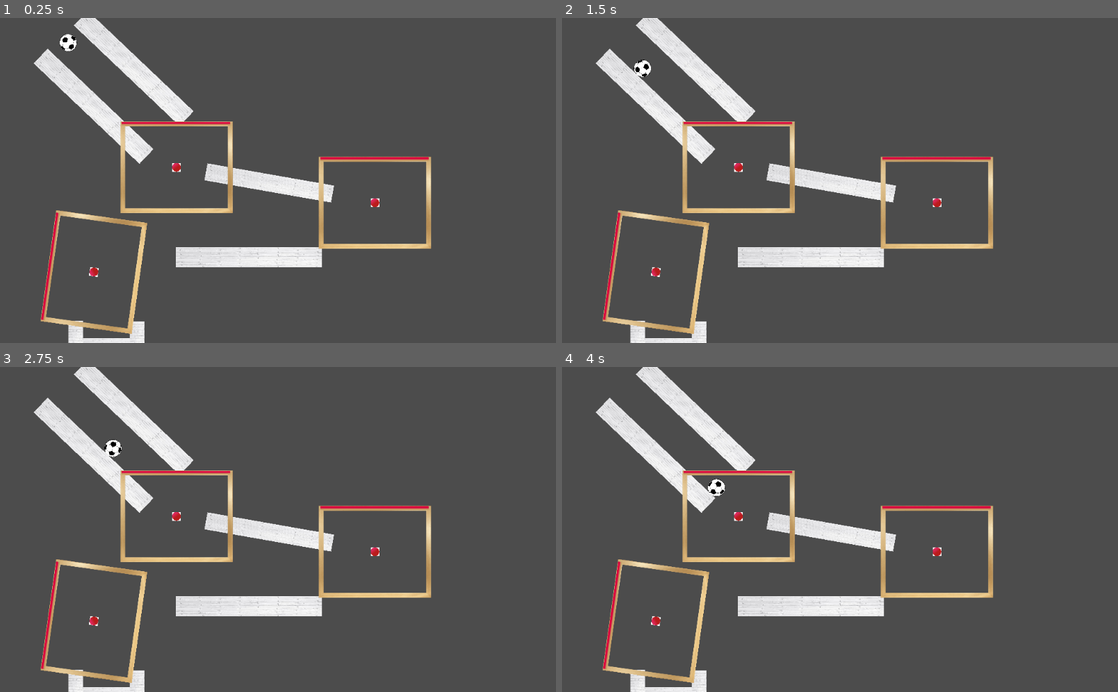
Above: before the commit, frames 1-4 (two rows, left to right).
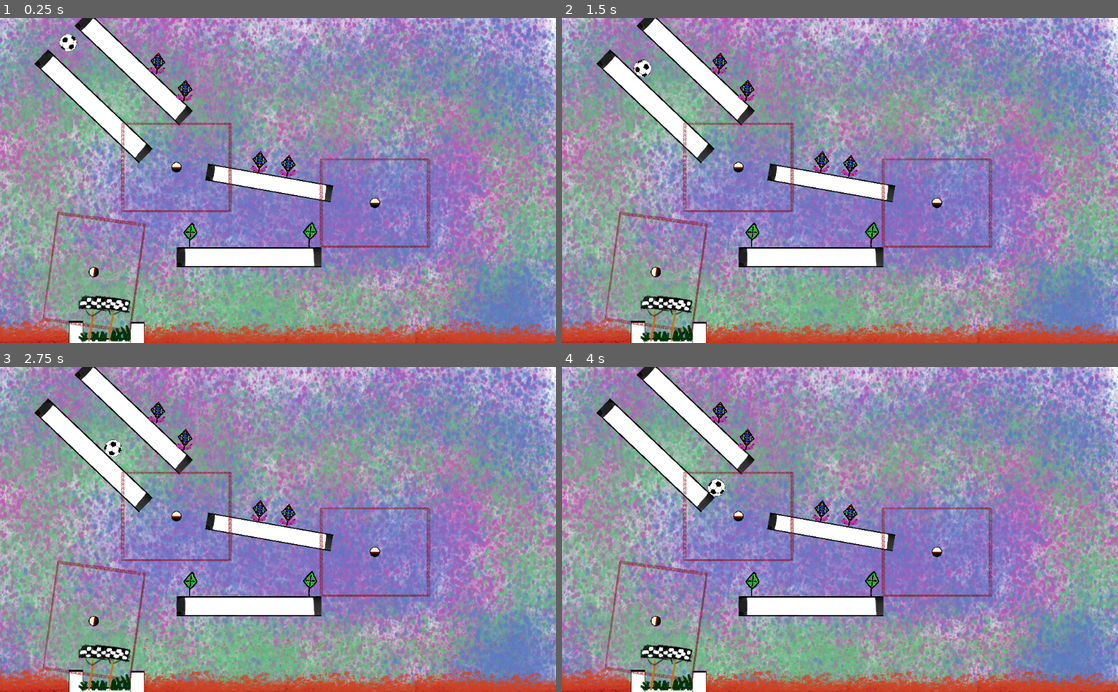
Above: after the commit, the same moments.

Repository: MariusDoe/DropInShapes
Game: Godot game, scene res://Main.tscn
Two runs of this game, one before a commit and one after it. Both use one fixed random seed, a clock stepped at 60 frames per second and the inputs below.
Inputs (mouse positions are in pixels of both pictures, inside the frame that each line leads up to):
- Up to frame 1 (0.25 s): no input
- Up to frame 2 (1.5 s): move the mouse to (962, 164) at 0.52 s; click (962, 164) at 0.67 s; move the mouse to (728, 196) at 1.27 s; click (728, 196) at 1.42 s
- Up to frame 3 (2.75 s): move the mouse to (333, 458) at 2.02 s; click (333, 458) at 2.17 s
- Up to frame 4 (4 s): move the mouse to (812, 594) at 2.77 s; click (812, 594) at 2.92 s; move the mouse to (1006, 578) at 3.52 s; click (1006, 578) at 3.67 s

The runs differ from the first frame. In frame 1, 97% of the frame differs, in the area x 0-100%, y 0-100%; in frame 2, 97%; in frame 3, 97%; in frame 4, 97%.

Commit message:
Beautified level

Diff:
--- a/src/Anchor.tscn
+++ b/src/Anchor.tscn
@@ -14,3 +14,5 @@
 [node name="Sprite2" type="Sprite" parent="."]
 scale = Vector2( 0.3, 0.3 )
 texture = ExtResource( 2 )
+
+[node name="Sprite3" type="Sprite" parent="."]
--- /dev/null
+++ b/src/Lava.tscn
@@ -0,0 +1,9 @@
+[gd_scene load_steps=2 format=2]
+
+[ext_resource path="res://lava.png" type="Texture" id=1]
+
+[node name="Lava" type="Node2D"]
+
+[node name="Sprite" type="Sprite" parent="."]
+scale = Vector2( 0.52, 0.36 )
+texture = ExtResource( 1 )
--- a/src/Main.tscn
+++ b/src/Main.tscn
@@ -1,8 +1,13 @@
-[gd_scene load_steps=4 format=2]
+[gd_scene load_steps=9 format=2]
 
 [ext_resource path="res://Ball.tscn" type="PackedScene" id=1]
 [ext_resource path="res://Obstacle.tscn" type="PackedScene" id=2]
 [ext_resource path="res://Anchor.tscn" type="PackedScene" id=3]
+[ext_resource path="res://Lava.tscn" type="PackedScene" id=4]
+[ext_resource path="res://Background.png" type="Texture" id=5]
+[ext_resource path="res://D1.png" type="Texture" id=6]
+[ext_resource path="res://D2.png" type="Texture" id=7]
+[ext_resource path="res://goal.png" type="Texture" id=8]
 
 [node name="Main" type="Node2D"]
 
@@ -49,3 +54,69 @@
 [node name="Anchor3" parent="." instance=ExtResource( 3 )]
 position = Vector2( 172.913, 468.916 )
 rotation = -1.43117
+
+[node name="Lava" parent="." instance=ExtResource( 4 )]
+position = Vector2( 398, 557 )
+
+[node name="Lava2" parent="." instance=ExtResource( 4 )]
+position = Vector2( 657, 559 )
+
+[node name="Lava3" parent="." instance=ExtResource( 4 )]
+position = Vector2( 897, 557 )
+
+[node name="Lava4" parent="." instance=ExtResource( 4 )]
+position = Vector2( -5.99988, 548 )
+
+[node name="ParallaxBackground" type="ParallaxBackground" parent="."]
+
+[node name="ParallaxLayer" type="ParallaxLayer" parent="ParallaxBackground"]
+
+[node name="Sprite" type="Sprite" parent="ParallaxBackground/ParallaxLayer"]
+position = Vector2( 507.808, 326.042 )
+scale = Vector2( 1.01997, 1.27957 )
+texture = ExtResource( 5 )
+
+[node name="D1" type="Sprite" parent="."]
+position = Vector2( 350.057, 398.45 )
+scale = Vector2( 0.0910667, 0.104735 )
+texture = ExtResource( 6 )
+
+[node name="D2" type="Sprite" parent="."]
+position = Vector2( 570.497, 397.284 )
+scale = Vector2( 0.0910667, 0.104735 )
+texture = ExtResource( 6 )
+
+[node name="D3" type="Sprite" parent="."]
+position = Vector2( 479.522, 265.486 )
+rotation = 0.159152
+scale = Vector2( 0.0728425, 0.0819545 )
+texture = ExtResource( 7 )
+
+[node name="D4" type="Sprite" parent="."]
+position = Vector2( 479.522, 265.486 )
+rotation = 0.159152
+scale = Vector2( 0.0728425, 0.0819545 )
+texture = ExtResource( 7 )
+
+[node name="D5" type="Sprite" parent="."]
+position = Vector2( 532.008, 272.485 )
+rotation = 0.159152
+scale = Vector2( 0.0728425, 0.0819545 )
+texture = ExtResource( 7 )
+
+[node name="D6" type="Sprite" parent="."]
+position = Vector2( 291.74, 83.5358 )
+rotation = 0.159152
+scale = Vector2( 0.0728425, 0.0819545 )
+texture = ExtResource( 7 )
+
+[node name="D7" type="Sprite" parent="."]
+position = Vector2( 341.893, 133.689 )
+rotation = 0.159152
+scale = Vector2( 0.0728425, 0.0819545 )
+texture = ExtResource( 7 )
+
+[node name="goal" type="Sprite" parent="."]
+position = Vector2( 192.6, 548.91 )
+scale = Vector2( 0.186744, 0.186744 )
+texture = ExtResource( 8 )
--- a/src/Obstacle.tscn
+++ b/src/Obstacle.tscn
@@ -1,6 +1,6 @@
 [gd_scene load_steps=3 format=2]
 
-[ext_resource path="res://wall.jpg" type="Texture" id=1]
+[ext_resource path="res://wall.png" type="Texture" id=1]
 
 [sub_resource type="RectangleShape2D" id=1]
 extents = Vector2( 135.427, 92.9245 )
@@ -14,4 +14,5 @@
 shape = SubResource( 1 )
 
 [node name="Sprite" type="Sprite" parent="StaticBody2D"]
+scale = Vector2( 0.52, 0.36 )
 texture = ExtResource( 1 )
Binary file changed: src/Anchor.png
Binary file added: src/Background.png
Not shown, added: src/Background.png.import
Binary file added: src/D1.png
Not shown, added: src/D1.png.import
Binary file added: src/D2.png
Not shown, added: src/D2.png.import
Binary file changed: src/Rahmen.png
Binary file added: src/goal.png
Not shown, added: src/goal.png.import
Binary file added: src/lava.png
Not shown, added: src/lava.png.import
(and 6 more such lines)
